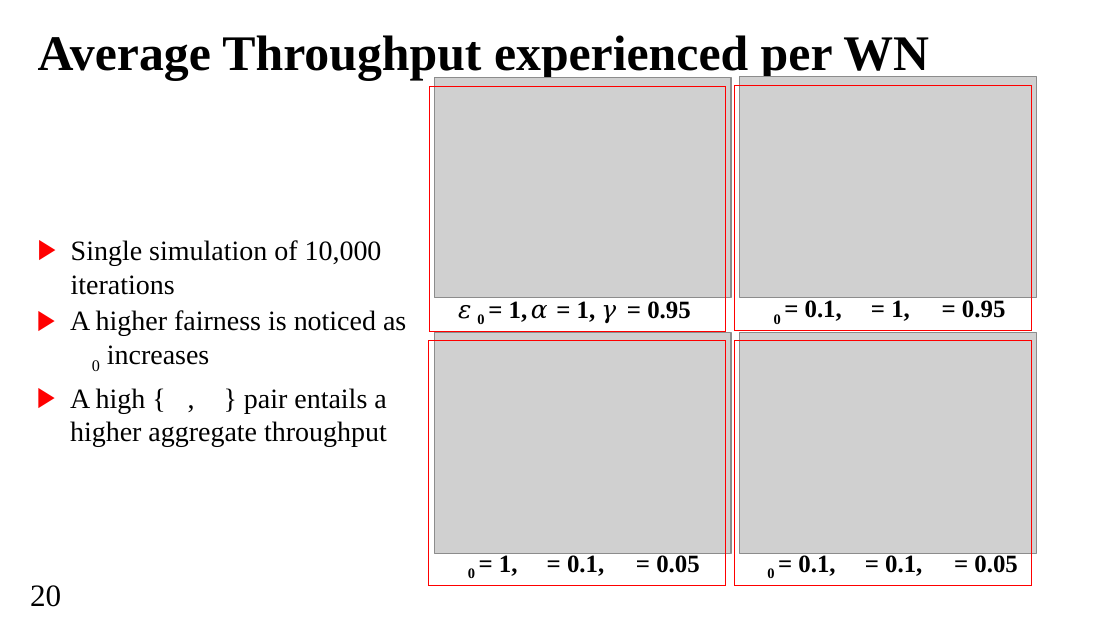
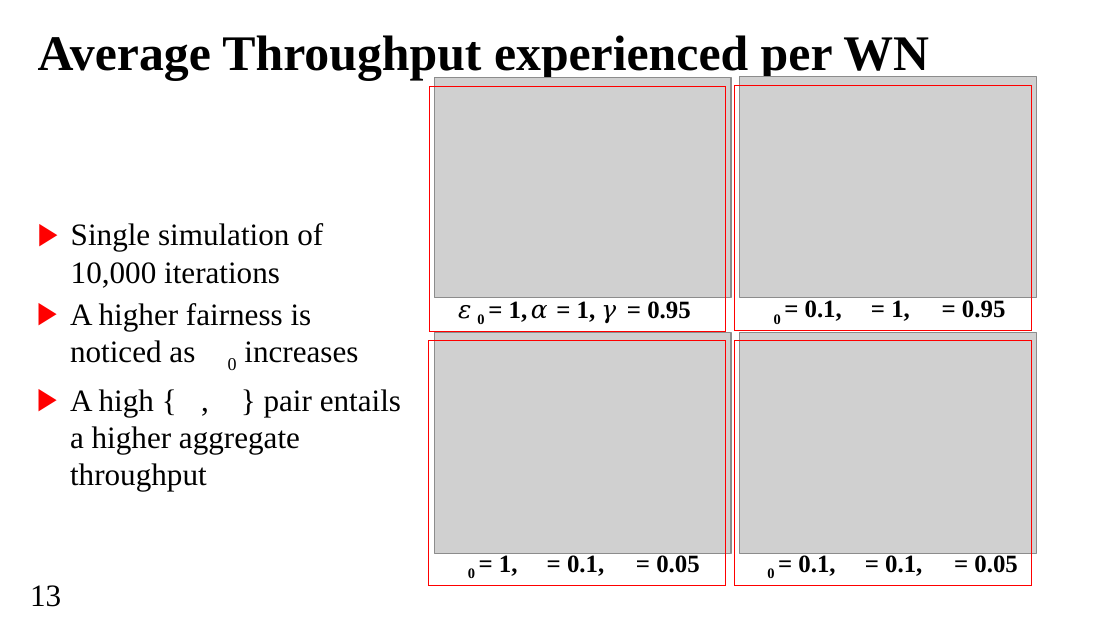
Before and after one commit to wn-upf/decentralized_qlearning_resource_allocation_in_wns, a slide deck: slide 13 of Presentation/francesc_wilhelmi_PIMRC_presentation.pptx. Drawn at 1120x630 pixels with LibreOffice and Linux fonts; fonts in the diff are those of the drawing; grey boxes stand for pictures; background and template pictures are left out. Boxes give left, top, right and bottom in pixels: in the first picture for what was removed or moved away, otherwise in the second. Text is boxed around its words. In the diff, an @@ line names an element or a change of style, - is before the commit and + after.

```diff
--- a/Presentation/francesc_wilhelmi_PIMRC_presentation.pptx
+++ b/Presentation/francesc_wilhelmi_PIMRC_presentation.pptx
@@ text "Single simulation of 10,000 iterations" at [71, 223, 323, 288]: size 18 to 20 pt @@
@@ text "Single simulation of 10,000 iterations": place and size @@
-text "Single simulation of 10,000 iterations" at [71, 240, 382, 295]
+text "Single simulation of 10,000 iterations" at [71, 223, 323, 288]
@@ text "A higher fairness is noticed ...": place and size @@
-text "A higher fairness is noticed ..." at [70, 310, 406, 447]
+text "A higher fairness is noticed ..." at [70, 303, 401, 491]
@@ text "A higher fairness is noticed ..." at [70, 303, 401, 491]: size 18 to 20 pt @@
@@ text at [30, 585, 61, 607]: text changed @@
-20
+13
```
Also in this commit, not shown: 17 other slides changed.
